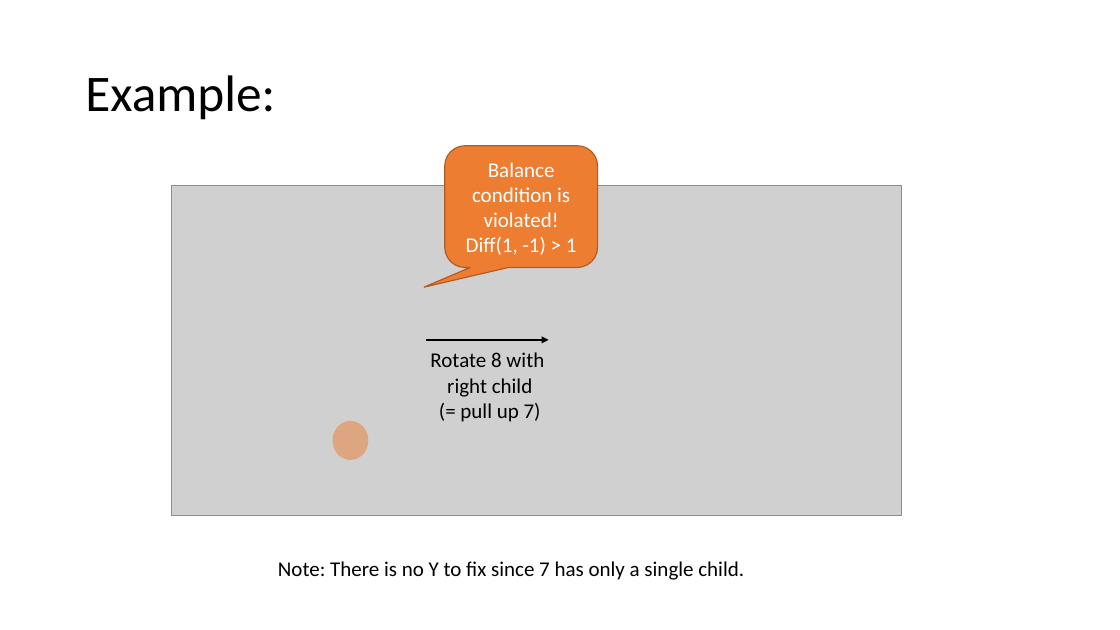
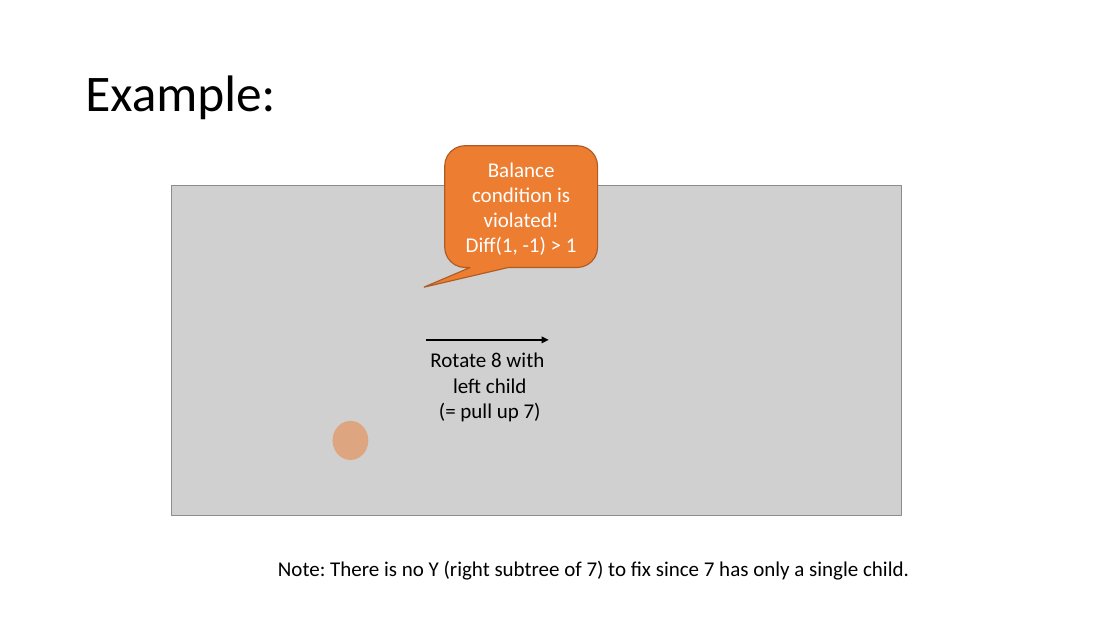
Before and after one commit to mhahsler/CS2341, a slide deck: slide 6 of Chapter4_Trees/slides/AVL_trees.pptx. Drawn at 1120x630 pixels with LibreOffice and Linux fonts; fonts in the diff are those of the drawing; grey boxes stand for pictures. Boxes give left, top, right and bottom in pixels: in the first picture for what was removed or moved away, otherwise in the second. Text is boxed around its words. In the diff, an @@ line names an element or a change of style, - is before the commit and + after.

```diff
--- a/Chapter4_Trees/slides/AVL_trees.pptx
+++ b/Chapter4_Trees/slides/AVL_trees.pptx
@@ text at <box>453,378,527,393</box>: text changed @@
-right child
+left child
@@ text at <box>278,561,909,580</box>: text changed @@
-Note: There is no Y to fix since 7 has only a single child.
+Note: There is no Y (right subtree of 7) to fix since 7 has only a single child.
```
Also in this commit, not shown: 1 other slide changed, 1 other file.
